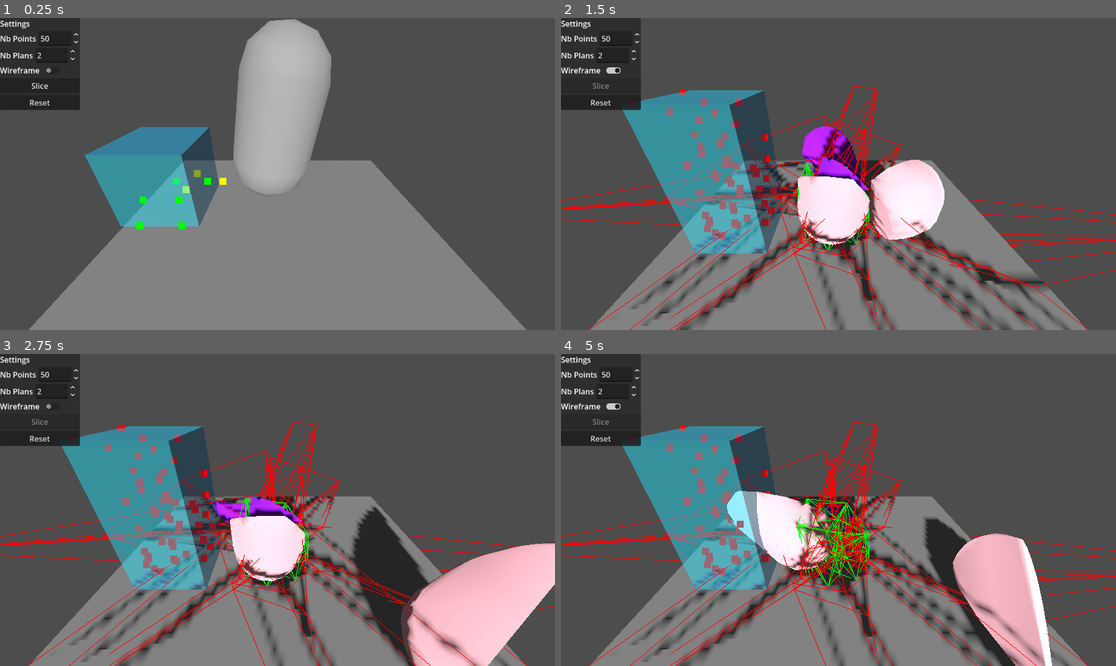
Above: before the commit, frames 1-4 (two rows, left to right).
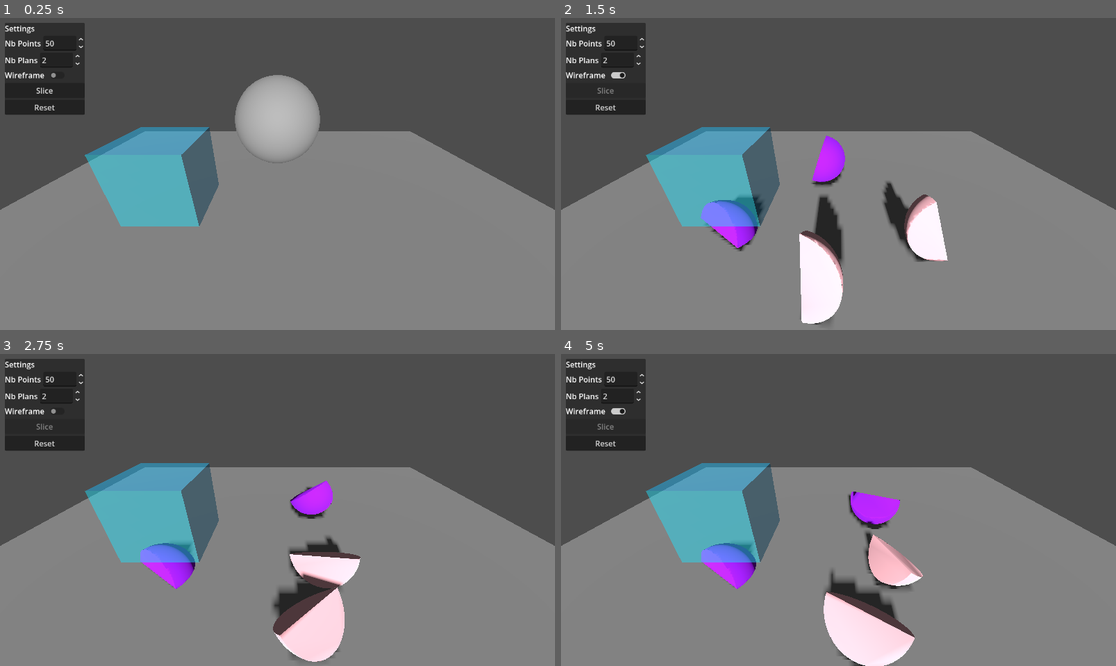
Above: after the commit, the same moments.

Repository: Rashnain/TER-2026
Game: Godot game, scene res://scenes/test.tscn
Two runs of this game, one before a commit and one after it. Both use one fixed random seed, a clock stepped at 60 frames per second and the inputs below.
Inputs (mouse positions are in pixels of both pictures, inside the frame that each line leads up to; where the layout moved, square brackets give the same spot in the first picture):
- Up to frame 1 (0.25 s): no input
- Up to frame 2 (1.5 s): click "Slice" at 0.5 s; click (616, 74) [610, 71] at 1.25 s
- Up to frame 3 (2.75 s): click (55, 410) [49, 407] at 2 s
- Up to frame 4 (5 s): click (616, 410) [610, 407] at 2.75 s

The runs differ from the first frame. In frame 1, 29% of the frame differs, in the area x 0-100%, y 0-100%; in frame 2, 45%; in frame 3, 49%; in frame 4, 49%.

Commit message:
legere opti

Diff:
--- a/projet/ter/scenes/test.tscn
+++ b/projet/ter/scenes/test.tscn
@@ -10,11 +10,9 @@
 [sub_resource type="PlaneMesh" id="PlaneMesh_errlg"]
 size = Vector2(5, 5)
 
-[sub_resource type="CapsuleShape3D" id="CapsuleShape3D_errlg"]
+[sub_resource type="SphereShape3D" id="SphereShape3D_errlg"]
 
-[sub_resource type="CapsuleMesh" id="CapsuleMesh_bl13t"]
-radial_segments = 16
-rings = 2
+[sub_resource type="SphereMesh" id="SphereMesh_bl13t"]
 
 [sub_resource type="StandardMaterial3D" id="StandardMaterial3D_bl13t"]
 transparency = 1
@@ -45,6 +43,7 @@
 [node name="StaticBody3D" type="StaticBody3D" parent="." unique_id=672403548]
 
 [node name="CollisionShape3D" type="CollisionShape3D" parent="StaticBody3D" unique_id=1513254403]
+transform = Transform3D(2, 0, 0, 0, 2, 0, 0, 0, 2, 0, 0, 0)
 shape = SubResource("BoxShape3D_bl13t")
 
 [node name="MeshInstance3D" type="MeshInstance3D" parent="StaticBody3D/CollisionShape3D" unique_id=1606852947]
@@ -61,10 +60,10 @@
 transform = Transform3D(0.9861093, 0.16609757, 0, -0.16609757, 0.9861093, 0, 0, 0, 1, 0, 0, 0)
 
 [node name="CollisionShape3D" type="CollisionShape3D" parent="pieces/RigidBody3D" unique_id=292209534]
-shape = SubResource("CapsuleShape3D_errlg")
+shape = SubResource("SphereShape3D_errlg")
 
 [node name="MeshInstance3D" type="MeshInstance3D" parent="pieces/RigidBody3D" unique_id=578243330]
-mesh = SubResource("CapsuleMesh_bl13t")
+mesh = SubResource("SphereMesh_bl13t")
 
 [node name="aabb" type="MeshInstance3D" parent="." unique_id=804332117]
 unique_name_in_owner = true
@@ -85,8 +84,10 @@
 [node name="Control" type="Control" parent="CanvasLayer" unique_id=1792937907]
 layout_mode = 3
 anchors_preset = 0
-offset_right = 40.0
-offset_bottom = 40.0
+offset_left = 10.0
+offset_top = 10.0
+offset_right = 50.0
+offset_bottom = 50.0
 
 [node name="PanelContainer" type="PanelContainer" parent="CanvasLayer/Control" unique_id=742879663]
 layout_mode = 0
--- a/projet/ter/scripts/slicer.gd
+++ b/projet/ter/scripts/slicer.gd
@@ -21,6 +21,7 @@
 	if depth <= 0 or mesh_instance == null:
 		return
 
+	# 1. Prepare the Initial Mesh Data
 	var array_mesh: ArrayMesh
 	if mesh_instance.mesh is PrimitiveMesh:
 		array_mesh = ArrayMesh.new()
@@ -28,6 +29,17 @@
 	else:
 		array_mesh = mesh_instance.mesh
 
+
+	if points.size() < 2: return
+	var p1 = points[0]
+	var p2 = points[1]
+	var plane_normal = (p1 - p2).normalized()	#on trouve la normale au plan
+	var plane_point = (p1 + p2) / 2.0 #on trouve le centre du plan (sinon par defaut c'est l'origine du monde)
+	var plane = Plane(plane_normal, plane_point)
+
+	points.remove_at(0)
+	points.remove_at(0)
+
 	var st_left = SurfaceTool.new()
 	var st_right = SurfaceTool.new()
 	st_left.begin(Mesh.PRIMITIVE_TRIANGLES)
@@ -36,7 +48,6 @@
 	var mdt = MeshDataTool.new()
 	mdt.create_from_surface(array_mesh, 0)
 
-	var plane = plane_from_points(points)
 	var intersection_points : PackedVector3Array = []
 
 	for i in range(mdt.get_face_count()):
@@ -50,10 +61,10 @@
 
 		if poly_left.size() >= 3:
 			add_poly_to_st(st_left, poly_left)
-			# On récupère les points d'intersection qu'ici pour limiter les doublons
 			for p in poly_left:
-				if abs(plane.distance_to(p)) < 0.0005:
+				if abs(plane.distance_to(p)) < 0.001:
 					intersection_points.append(p)
+
 		if poly_right.size() >= 3:
 			add_poly_to_st(st_right, poly_right)
 
@@ -61,24 +72,21 @@
 		fill_cut_hole(st_left, intersection_points, plane)
 		fill_cut_hole(st_right, intersection_points, -plane)
 
-	st_left.index()
-	st_left.generate_normals()
-	st_right.index()
-	st_right.generate_normals()
-
-	var mesh_left = st_left.commit()
-	var mesh_right = st_right.commit()
-
-	var velocity = mesh_instance.get_parent().linear_velocity if mesh_instance.get_parent() is RigidBody3D else Vector3.ZERO
-
-	var mi3d_left = create_piece(mesh_left, mesh_instance.global_transform, velocity, plane.normal * 0.001, true) #offset pour eviter souci de collision
-	var mi3d_right = create_piece(mesh_right, mesh_instance.global_transform, velocity, -plane.normal * 0.001, false)
-
-	mesh_instance.get_parent().queue_free()
+	var mesh_left = finalize_st(st_left)
+	var mesh_right = finalize_st(st_right)
+
+	var parent_body = mesh_instance.get_parent()
+	var velocity = parent_body.linear_velocity if parent_body is RigidBody3D else Vector3.ZERO
+	var trans = mesh_instance.global_transform
+
+	var mi3d_left = create_piece(mesh_left, trans, velocity, plane.normal * 0.005, true)
+	var mi3d_right = create_piece(mesh_right, trans, velocity, -plane.normal * 0.005, false)
+
+	parent_body.queue_free()
 
 	if points.size() >= 2:
-		slice_object(mi3d_left, points, depth - 1)
-		slice_object(mi3d_right, points, depth - 1)
+		if mi3d_left: slice_object(mi3d_left, points.duplicate(), depth - 1)
+		if mi3d_right: slice_object(mi3d_right, points.duplicate(), depth - 1)
 
 func fill_cut_hole(st: SurfaceTool, points: PackedVector3Array, plane: Plane):
 	if points.size() < 3: return
@@ -113,6 +121,14 @@
 		st.add_vertex(p2)
 		st.add_vertex(p3)
 
+	#LA IL FAUT RAJOUTER POUR LES UVs MAIS DUR A OPTI
+
+func finalize_st(st: SurfaceTool) -> Mesh:
+	st.index()
+	st.generate_normals()
+	#st.generate_tangents() #il faut les Uvs pour ça
+	return st.commit()
+
 func add_poly_to_st(st: SurfaceTool, poly: PackedVector3Array):
 	# fan triangulation
 	for i in range(1, poly.size() - 1):
@@ -193,14 +209,14 @@
 	return Plane.PLANE_XZ
 
 func _ready():
-	bowyer_watson = BowyerWatson3D.new()
-	add_child(bowyer_watson)
+	#bowyer_watson = BowyerWatson3D.new()
+	#add_child(bowyer_watson)
 	original_mesh_instance = mesh_to_cut.get_node("MeshInstance3D")
 	var polygon := [Vector2(0.6, 1), Vector2(0.2, 1), Vector2(0.4, 0.6), Vector2(0.0, 0.6), Vector2(0.6, 0.2), Vector2(0.2, 0.2)]
 	var clip_polygon := [Vector2(0.4, 0.4), Vector2(0.4, 0.0), Vector2(0.8, 0.2)]
-	show_points_2d(polygon, Color.GREEN)
-	show_points_2d(clip_polygon, Color.YELLOW)
-	var res := await ClipPolygon.clip_polygon_2d(polygon, clip_polygon)
+	#show_points_2d(polygon, Color.GREEN)
+	#show_points_2d(clip_polygon, Color.YELLOW)
+	var res := ClipPolygon.clip_polygon_2d(polygon, clip_polygon)
 	#show_points_2d(res[0], Color.BLACK)
 	#show_points_2d(res[1], Color.WHITE)
 
@@ -213,8 +229,8 @@
 	aabb_node.mesh.size = aabb.size
 	var voronoi_points: PackedVector3Array = []
 	sample_aabb(voronoi_points, nb_points)
-	show_points(voronoi_points)
-	show_tetrahedralization(voronoi_points)
+	#show_points(voronoi_points)
+	#show_tetrahedralization(voronoi_points)
 	slice_object(original_mesh_instance, voronoi_points, depth)
 	slice_button.disabled = true
 
